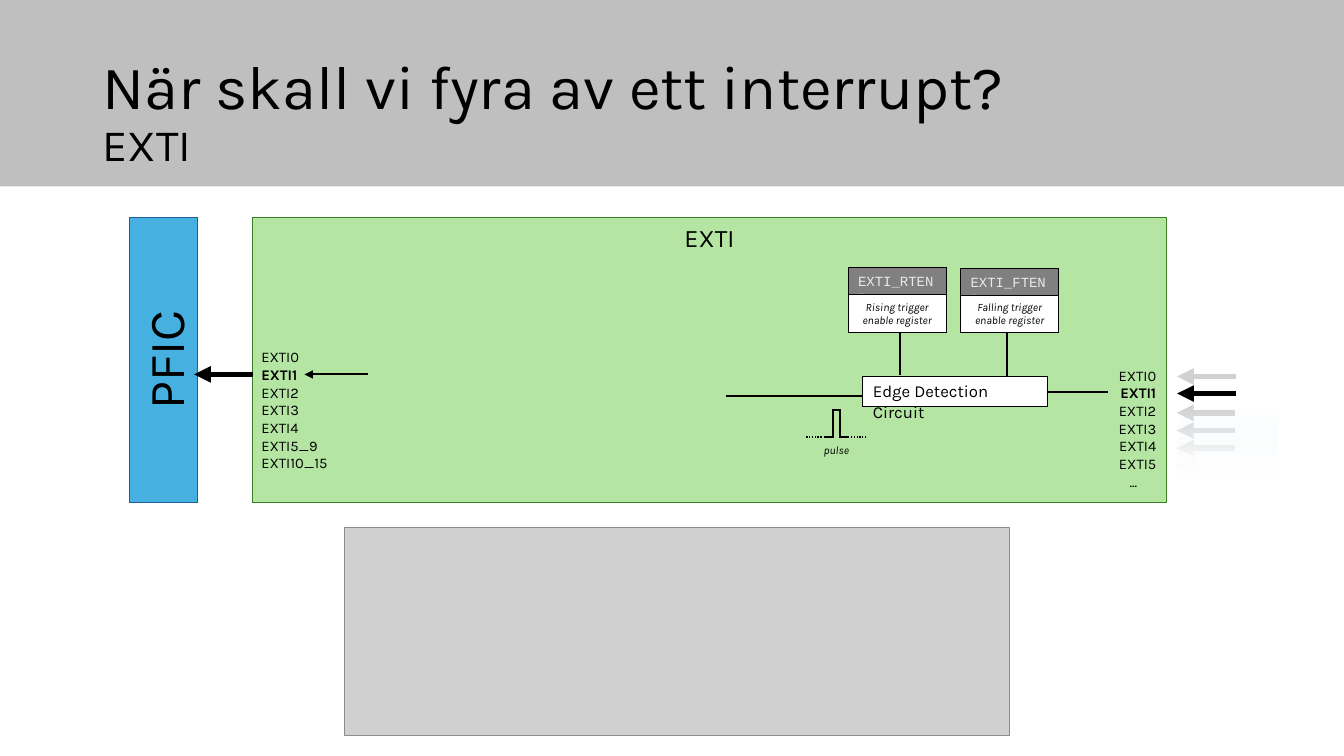
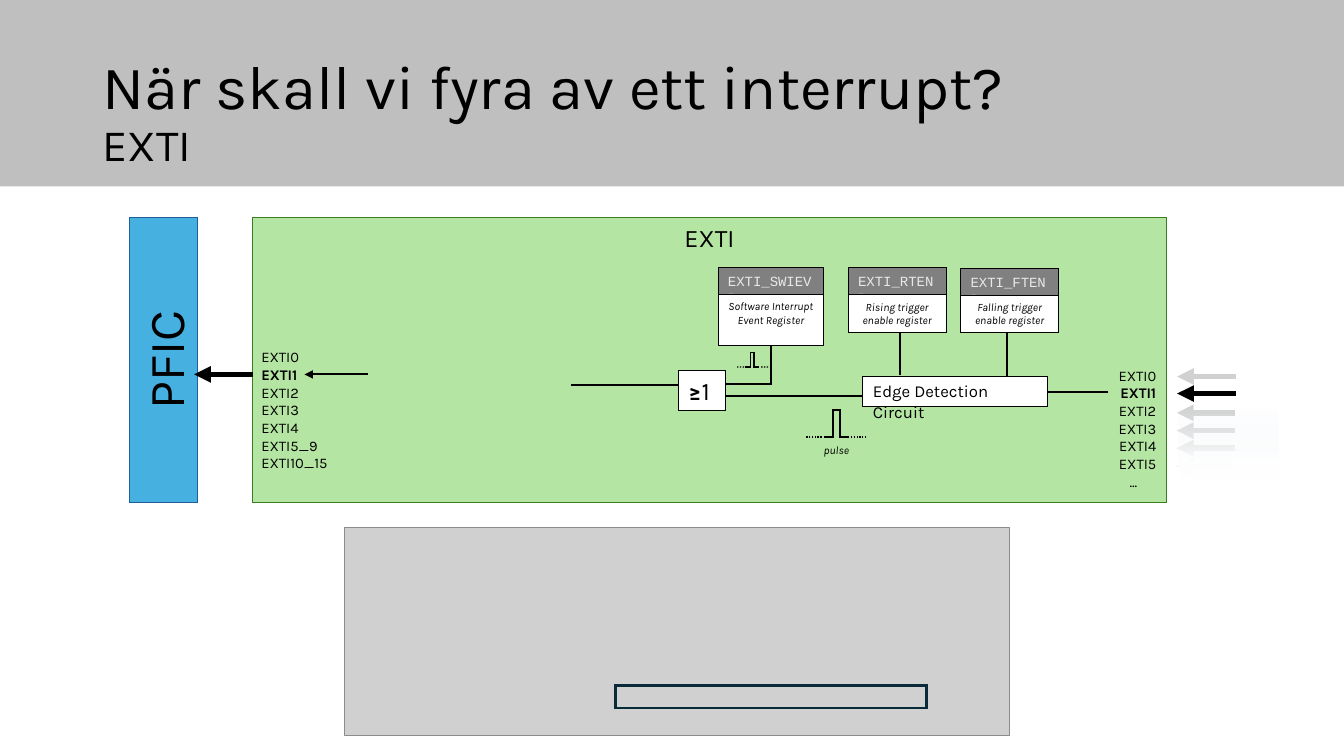
Before and after one commit to elias-at-chalmers/mop-lecture_notes-mirror, a slide deck: slide 27 of slides/lecture09_external_interrupts.pptx (slide 23 before the commit). Drawn at 1344x756 pixels with LibreOffice and Linux fonts; fonts in the diff are those of the drawing; grey boxes stand for pictures. Boxes give left, top, right and bottom in pixels: in the first picture for what was removed or moved away, otherwise in the second. Text is boxed around its words. In the diff, an @@ line names an element or a change of style, - is before the commit and + after.

```diff
--- a/slides/lecture09_external_interrupts.pptx
+++ b/slides/lecture09_external_interrupts.pptx
@@ rectangle added at (718, 268, 824, 295), fill #808080, outline #000000 0.75 pt, 10 pt, text #E8E8E8 @@
+EXTI_SWIEVR
@@ rectangle added at (718, 295, 824, 346), fill #FFFFFF, outline #000000 0.75 pt, 8 pt, text #000000, italic @@
+Software Interrupt Event Register
@@ elbow line added from (771, 346) to (726, 384), #000000 1.5 pt @@
@@ freeform shape added at (745, 353, 758, 368), outline #000000 1 pt @@
@@ line added from (683, 385) to (572, 385), #000000 1.5 pt @@
@@ rectangle added at (679, 370, 726, 410), fill #FFFFFF, outline #000000 0.75 pt, 18 pt, text #000000, bold @@
+≥1
@@ line added from (744, 367) to (736, 367), #000000 1 pt dashed @@
@@ line added from (768, 367) to (760, 367), #000000 1 pt dashed @@
@@ rectangle added at (615, 686, 927, 709), outline #092A39 2 pt @@
```
Also in this commit, not shown: 2 other slides changed, 7 slides added.
